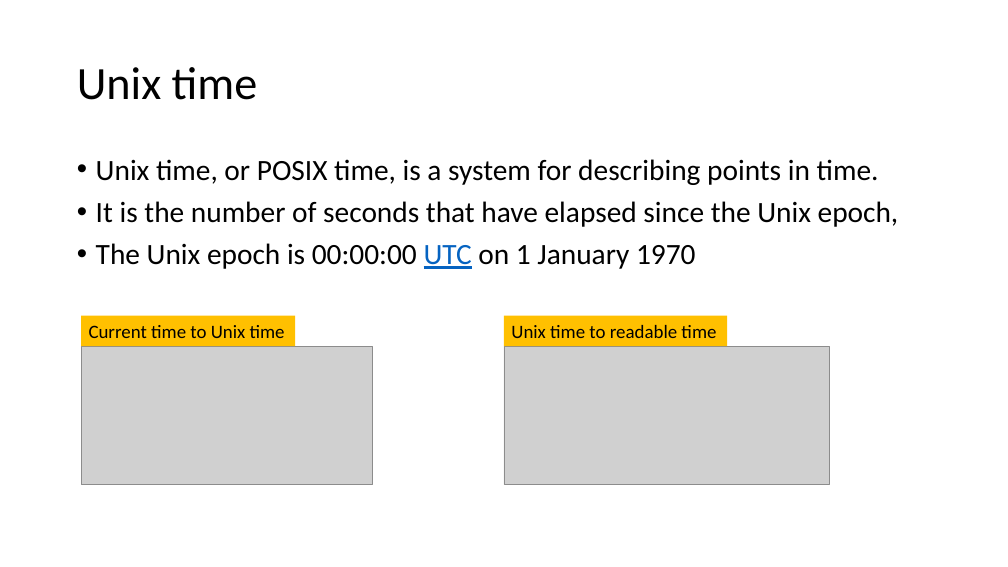
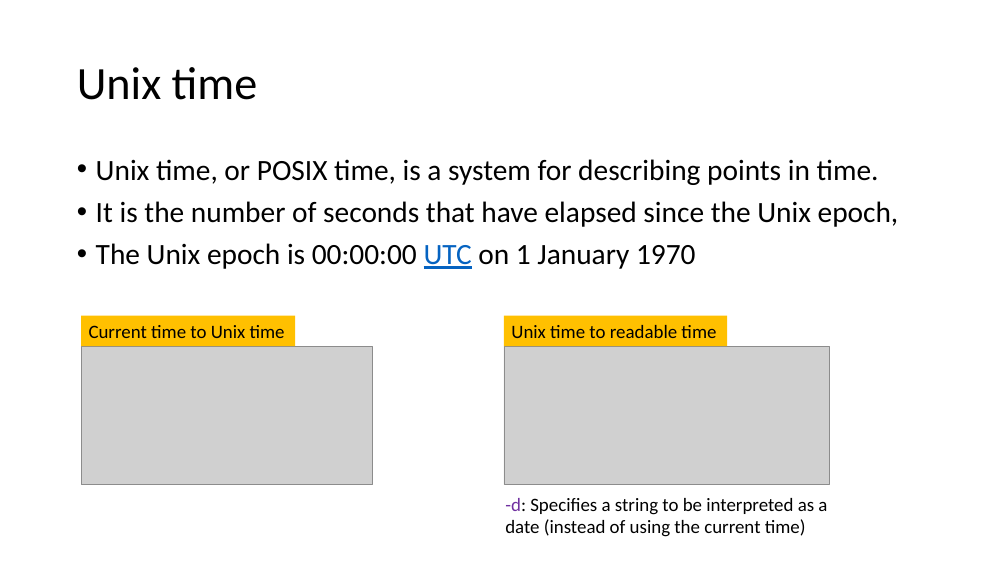
Before and after one commit to frankwxu/digital-forensics-lab, a slide deck: slide 27 of Basic_Computer_Skills_for_Forensics/0_Number_Systems.pptx. Drawn at 1008x567 pixels with LibreOffice and Linux fonts; fonts in the diff are those of the drawing; grey boxes stand for pictures; background and template pictures are left out. Boxes give left, top, right and bottom in pixels: in the first picture for what was removed or moved away, otherwise in the second. Text is boxed around its words. In the diff, an @@ line names an element or a change of style, - is before the commit and + after.

```diff
--- a/Basic_Computer_Skills_for_Forensics/0_Number_Systems.pptx
+++ b/Basic_Computer_Skills_for_Forensics/0_Number_Systems.pptx
@@ text added at bbox=[505, 498, 827, 537], 18 pt, text #000000 @@
+-d: Specifies a string to be interpreted as a date (instead of using the current time)
```
Also in this commit, not shown: 7 other slides changed.
